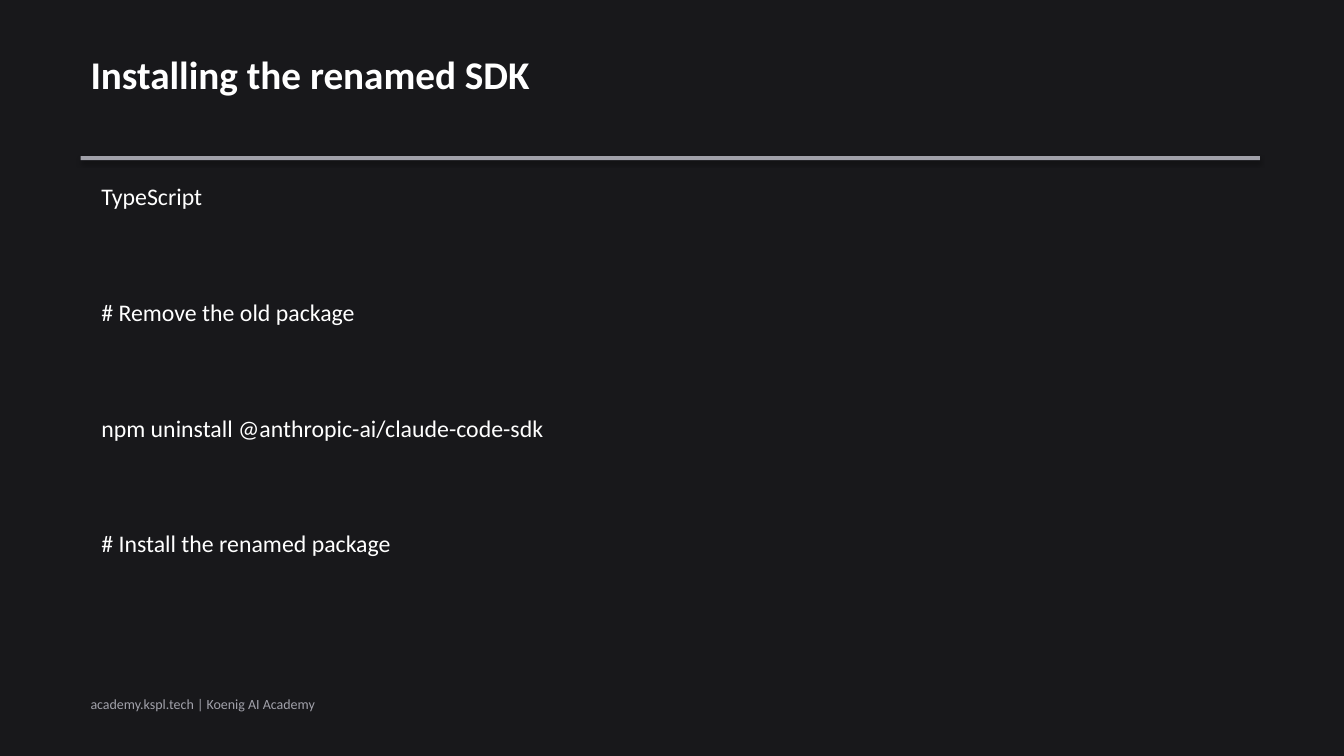
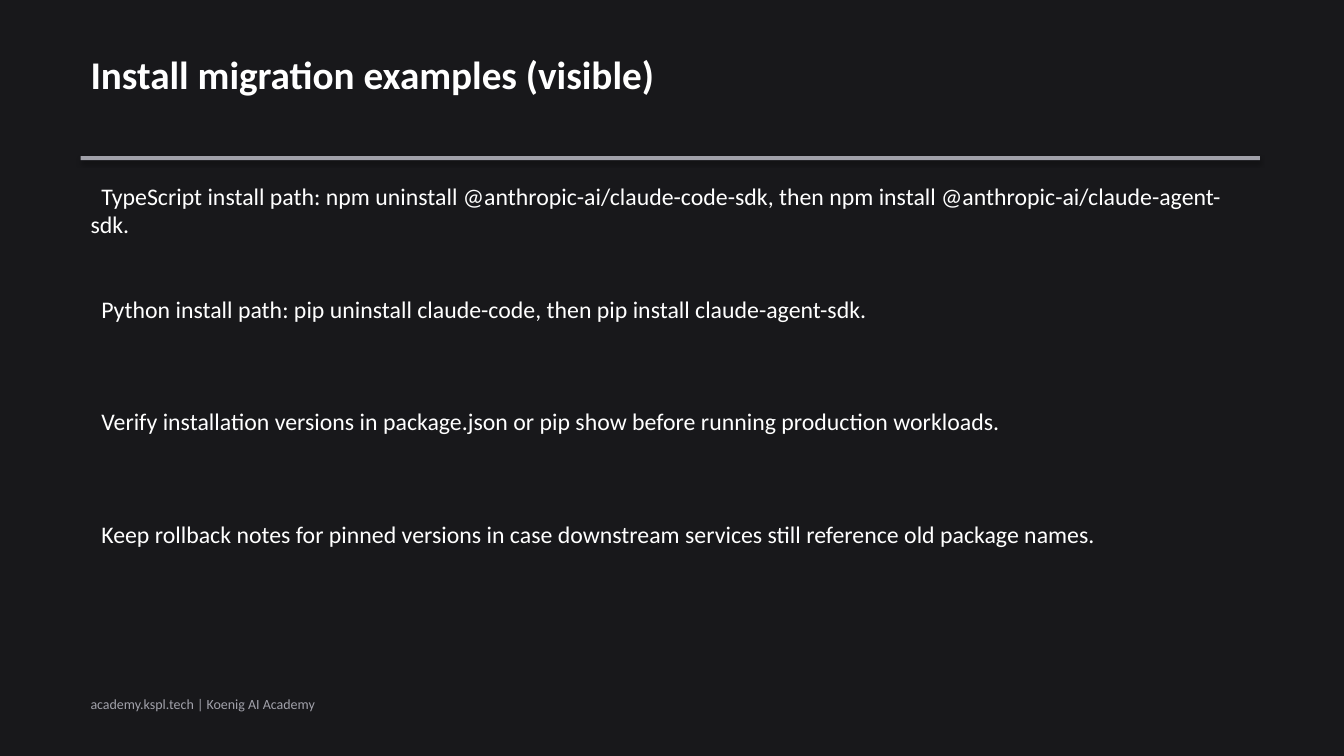
Before and after one commit to Koenig-Solutions-Private-Limited/koenig-ai-org, a slide deck: slide 4 of vault/courses/production-agents-claude-agent-sdk-mcp-connector/ch01-slides.pptx. Drawn at 1344x756 pixels with LibreOffice and Linux fonts; fonts in the diff are those of the drawing. Boxes give left, top, right and bottom in pixels: in the first picture for what was removed or moved away, otherwise in the second. Text is boxed around its words. In the diff, an @@ line names an element or a change of style, - is before the commit and + after.

```diff
--- a/vault/courses/production-agents-claude-agent-sdk-mcp-connector/ch01-slides.pptx
+++ b/vault/courses/production-agents-claude-agent-sdk-mcp-connector/ch01-slides.pptx
@@ text at (91, 60, 654, 96): text changed @@
-Installing the renamed SDK
+Install migration examples (visible)
@@ text at (91, 188, 1220, 233): text changed @@
-TypeScript
+TypeScript install path: npm uninstall @anthropic-ai/claude-code-sdk, then npm install @anthropic-ai/claude-agent-sdk.
@@ text at (101, 301, 866, 322): text changed @@
-# Remove the old package
+Python install path: pip uninstall claude-code, then pip install claude-agent-sdk.
@@ text at (101, 413, 999, 434): text changed @@
-npm uninstall @anthropic-ai/claude-code-sdk
+Verify installation versions in package.json or pip show before running production workloads.
@@ text at (101, 526, 1094, 547): text changed @@
-# Install the renamed package
+Keep rollback notes for pinned versions in case downstream services still reference old package names.
```
Also in this commit, not shown: 3 other slides changed, 1 slide added, 1 slide removed, 6 other files.
